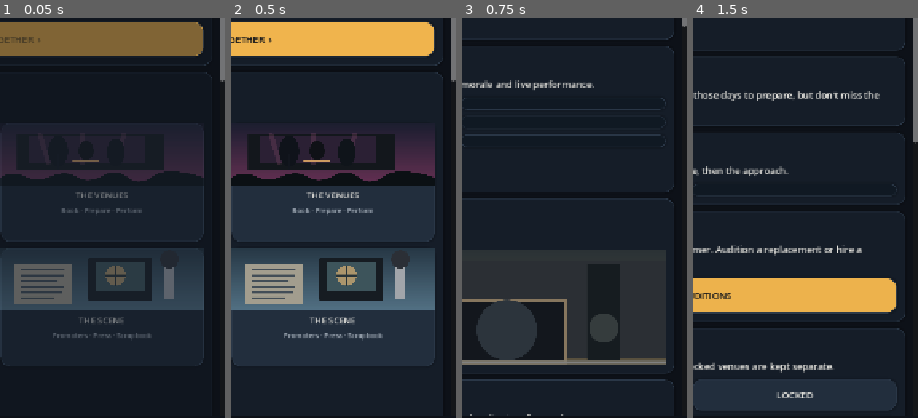
Above: before the commit, frames 1-4 (left to right).
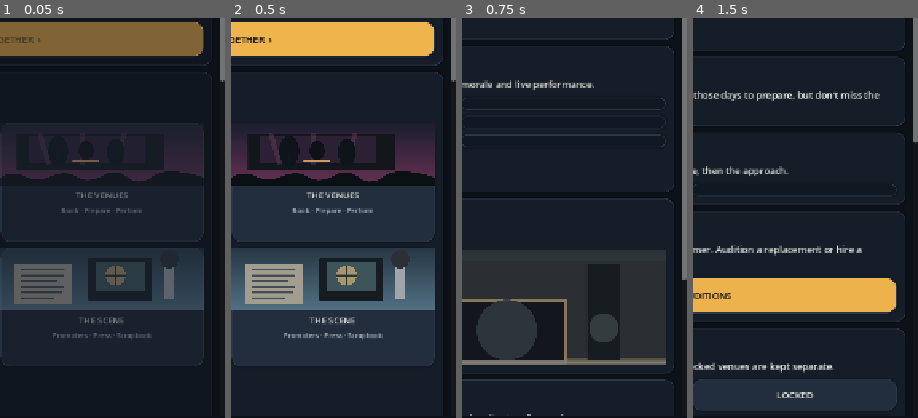
Above: after the commit, the same moments.

Repository: alimuir654-rgb/BandMaster
Game: Godot game, scene res://Scenes/CareerHub.tscn
Two runs of this game, one before a commit and one after it. Both use one fixed random seed, a clock stepped at 60 frames per second and the inputs below. This scene is started directly instead of the project's main scene.
Inputs:
- Up to frame 1 (0.05 s): no input
- Up to frame 2 (0.5 s): no input
- Up to frame 3 (0.75 s): click "WRITE TOGETHER ›" at 0.5 s
- Up to frame 4 (1.5 s): click "JAM" at 1.25 s
The pictures show only the part of the screen within x 50-100%, y 41-91%; the shares and areas given below are measured in that part.

Frames 1-2 are identical in both runs. In frame 3, 1.4% of the frame differs, in the area x 97-100%, y 2-66%; in frame 4, nothing differs.
Error after the commit: Parse Error: Cannot infer the type of "detail" variable because the value doesn't have a set type. (res://Scripts/song_studio_presentation.gd:28)

Commit message:
Add songwriting stage coaching and pure live preview model

Diff:
--- a/Scripts/song_studio_presentation.gd
+++ b/Scripts/song_studio_presentation.gd
@@ -1,18 +1,38 @@
 extends RefCounted
-# Presentation-only songwriting state. Never mutates the simulation or save.
+# Pure songwriting guidance; preview never mutates the career save.
 const STEPS := ["THE SPARK", "FIND THE SOUND", "FINISH THE TRACK"]
+const STAGE_PROMPTS := [
+ "Find a hook worth returning to. Your first session captures the initial idea.",
+ "Your band has a starting point. Rework the arrangement or stay with the original sound.",
+ "Make the final call: refine the title, pick the lead, and finish the song."
+]
+const IDEA_NOTES := {
+ "Riff":"Guitar-driven hook; good for an immediate live identity.",
+ "Lyric":"Words first; give the chorus something to say.",
+ "Groove":"Rhythm first; let the band lock in together."
+}
+const FORM_NOTES := {
+ "Verse / Chorus":"An accessible structure that earns a small completion bonus.",
+ "Slow Build":"Start restrained, then build towards the finale.",
+ "Loose Jam":"Keep the spontaneous rehearsal-room energy."
+}
 
 static func view(state: Dictionary) -> Dictionary:
- var progress := clampi(int(state.get("song_draft_progress", 0)), 0, 2)
- var draft = state.get("current_song_draft", {})
+ var progress := clampi(int(state.get("song_draft_progress",0)),0,2)
+ var draft = state.get("current_song_draft",{})
  if not draft is Dictionary:
   draft = {}
  var active: bool = not draft.is_empty() and progress > 0
  var sessions := progress if active else 0
- var headline := str(draft.get("title", "YOUR NEXT ORIGINAL")) if active else "A BLANK PAGE"
- var detail := "Choose a musical idea, arrangement, working title and session leader."
- if sessions == 1:
-  detail = "The idea is on tape. A second session will shape the arrangement."
- elif sessions == 2:
-  detail = "Almost there. One more writing session completes this original."
- return {"headline":headline,"detail":detail,"completed":sessions,"total":3,"stage":STEPS[sessions],"active":active}
+ var headline := str(draft.get("title","YOUR NEXT ORIGINAL")) if active else "A BLANK PAGE"
+ var detail := STAGE_PROMPTS[sessions]
+ var history: Array = draft.get("sessions",[]) if draft.get("sessions",[]) is Array else []
+ return {"headline":headline,"detail":detail,"completed":sessions,"total":3,"stage":STEPS[sessions],"active":active,"history":history.duplicate(true)}
+
+static func preview(idea: String, form: String, title: String, leader: String) -> Dictionary:
+ return {
+  "title":title if not title.is_empty() else "UNTITLED",
+  "identity":str(IDEA_NOTES.get(idea,"Find your starting point.")),
+  "arrangement":str(FORM_NOTES.get(form,"Choose an arrangement.")),
+  "leader":"SESSION LEAD  /  "+(leader if not leader.is_empty() else "NO MUSICIAN AVAILABLE")
+ }
